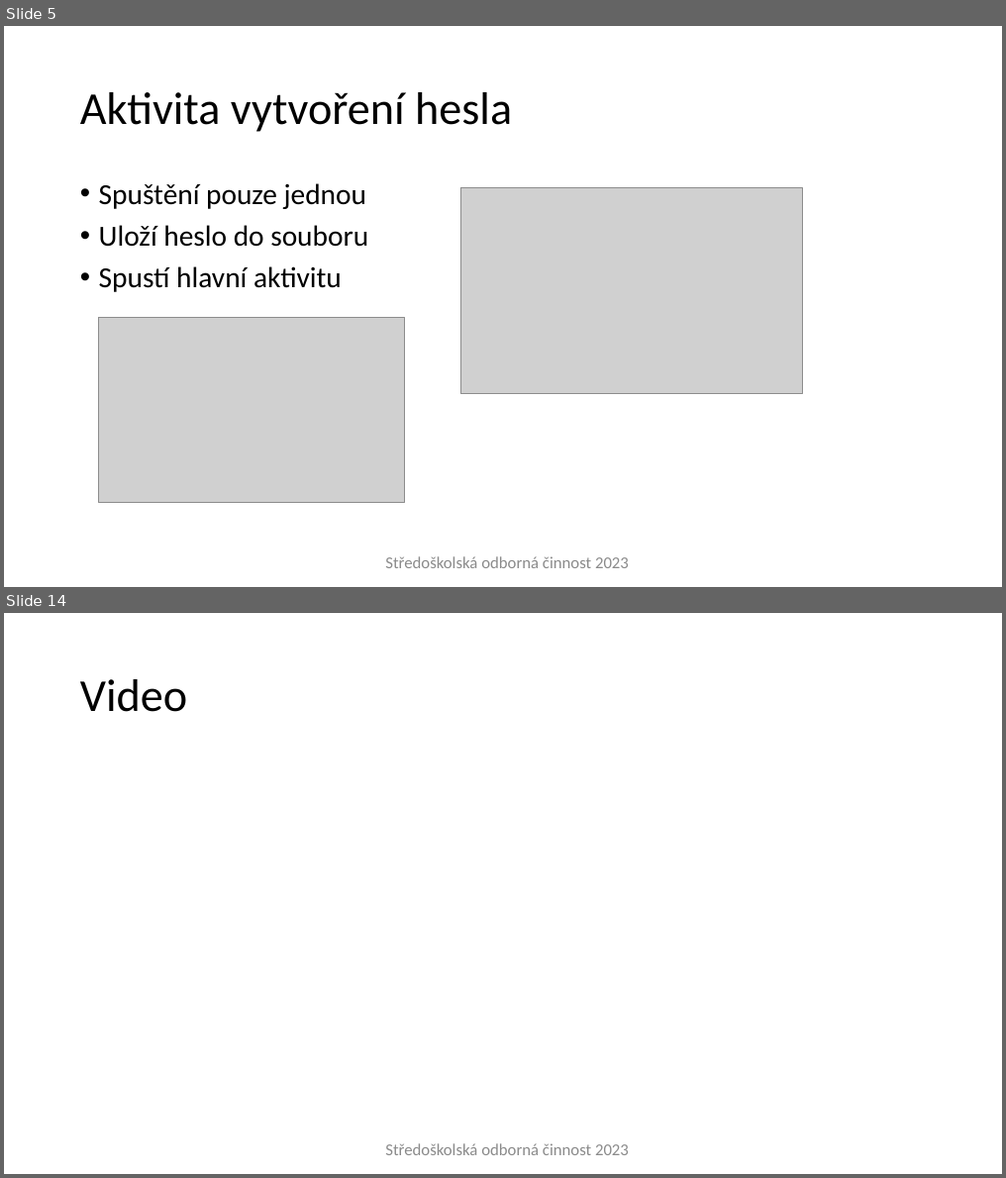
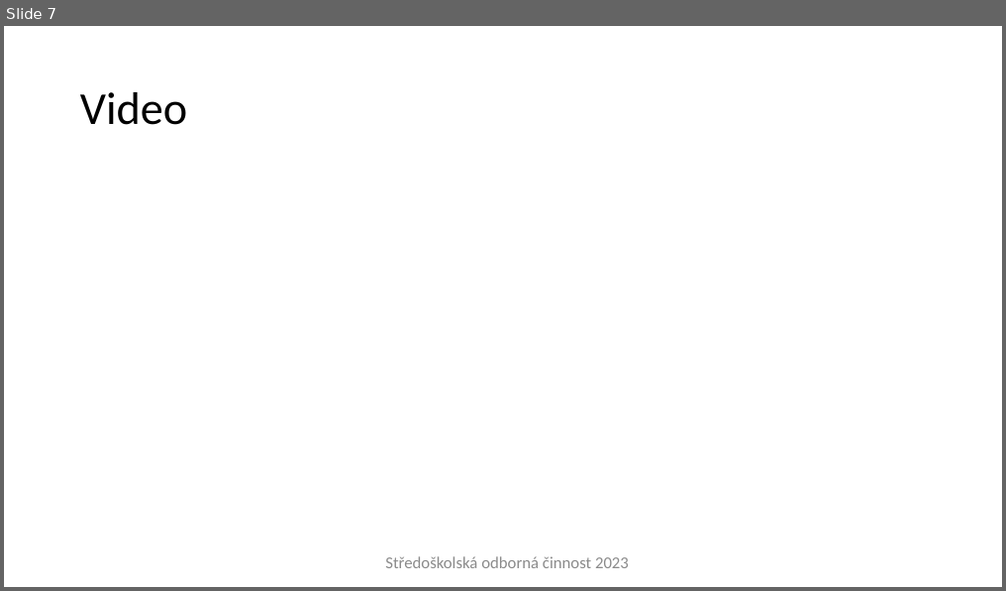
Before and after one commit to gyarab/Aplikace-Domluv-se, a slide deck: soc prezentace.pptx. Shown one above the other, each under a label of ours: slides 5 and 14 before the commit, slide 7 after it; the slides between them are not shown. The pictures are 1006x1178 and 1006x591 pixels, drawn with LibreOffice and Linux fonts; fonts in the diff are those of the drawing; grey boxes stand for pictures; background and template pictures are left out. Boxes give left, top, right and bottom in pixels: in the first picture for what was removed or moved away, otherwise in the second. Text is boxed around its words. In the diff, an @@ line names an element or a change of style, - is before the commit and + after.

```diff
--- a/soc prezentace.pptx
+++ b/soc prezentace.pptx
@@ slide 5 removed at <box>4,26,1002,587</box>, background #FFFFFF @@
@@ title removed at <box>80,92,512,132</box> @@
-Aktivita vytvoření hesla
@@ text removed at <box>99,183,368,292</box> @@
-• Spuštění pouze jednou
-• Uloží heslo do souboru
-• Spustí hlavní aktivitu
@@ picture removed at <box>460,188,803,394</box> @@
@@ picture removed at <box>98,318,404,503</box> @@
@@ rectangle removed at <box>377,548,638,577</box> @@
-Středoškolská odborná činnost 2023
@@ what was slide 14 is now slide 7 @@
```
Also in this commit, not shown: 5 slides changed, 6 slides added, 8 other slides removed.
